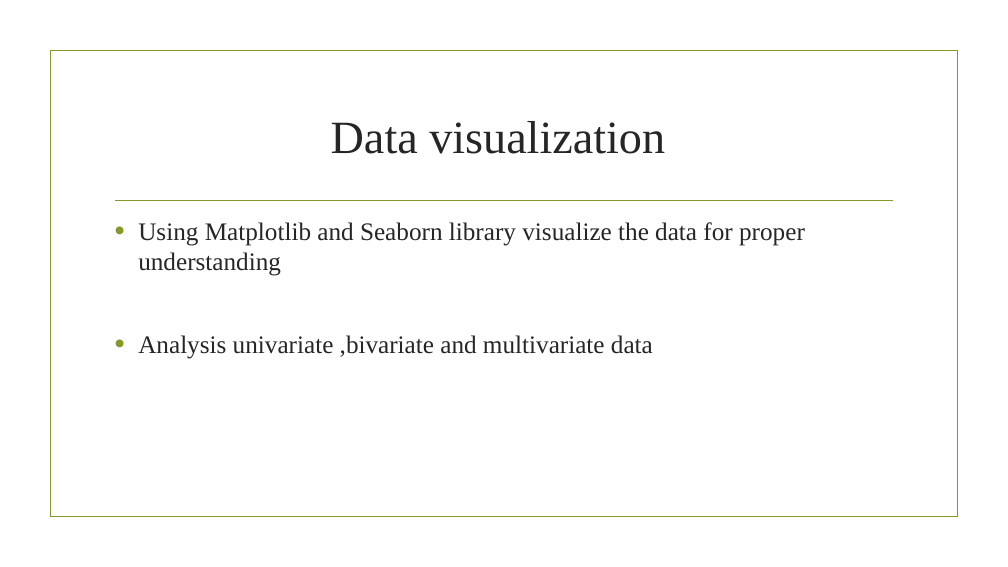
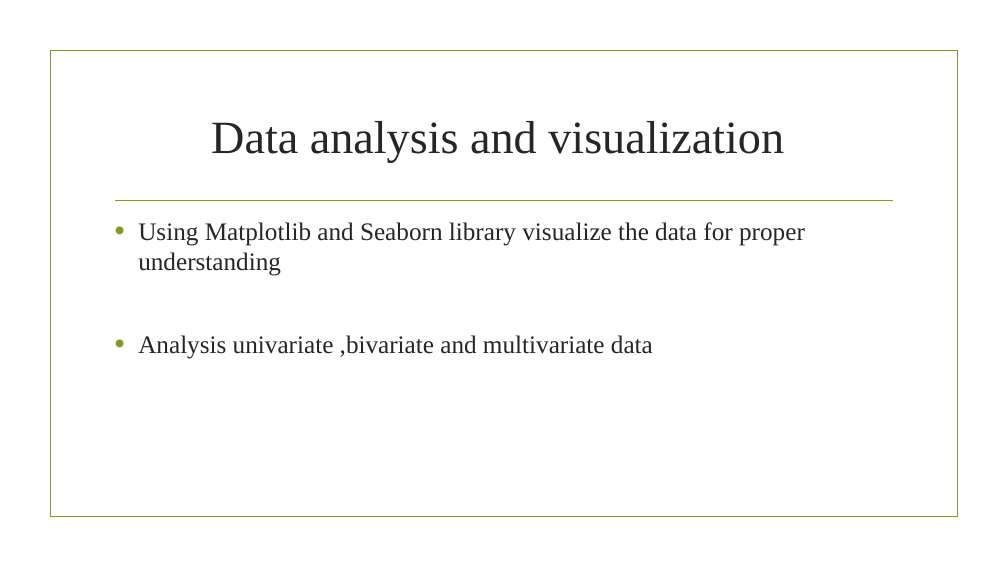
Before and after one commit to adas754/EDA, a slide deck: slide 10 of oyo1.pptx. Drawn at 1008x567 pixels with LibreOffice and Linux fonts; fonts in the diff are those of the drawing; background and template pictures are left out. Boxes give left, top, right and bottom in pixels: in the first picture for what was removed or moved away, otherwise in the second. Text is boxed around its words. In the diff, an @@ line names an element or a change of style, - is before the commit and + after.

```diff
--- a/oyo1.pptx
+++ b/oyo1.pptx
@@ title at (211, 121, 784, 162): text changed @@
-Data visualization
+Data analysis and visualization
```
Also in this commit, not shown: 7 other slides changed, 16 slides added.
